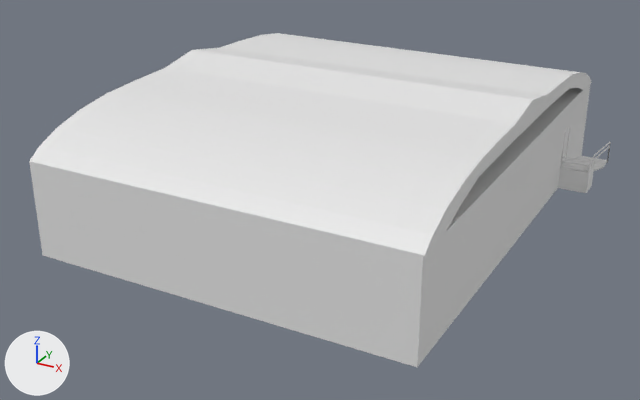
What one commit did to the Blender file Blender/almacen.blend.
Camera for both pictures: a 50 mm lens placed at (32.8, -50.2, 30.9), pointed at (5.3, -0.1, 5.9). Arrows for +X, +Y and +Z are at lower left; the lights stay in place.

Names of what the first picture shows: 'Almacen', 'Cube.001', 'Cube.002', 'Escaleras', 'Techo'.
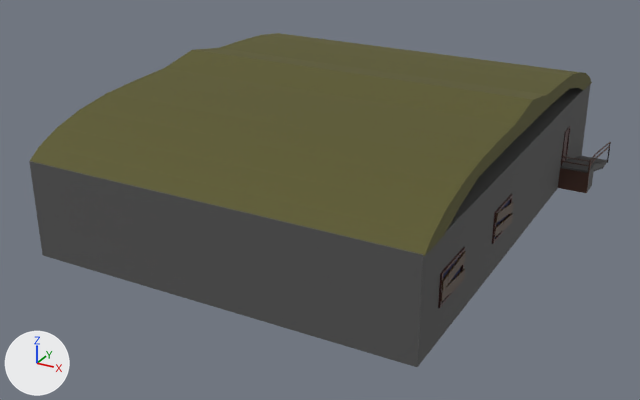
What differs and where, as boxes (x1, y1, x2, y2) in the pictures (640 x 400 px):
'Techo', recoloured (white to yellow)
    both: (30, 33, 592, 256)
'Almacen', recoloured, reshaped
    both: (29, 85, 590, 367)
'Cube.002', recoloured
    both: (558, 142, 611, 193)
'Escaleras', recoloured
    both: (560, 156, 607, 173)
'Cube.004', added
    after: (442, 251, 466, 291)
'Cube.005', added
    after: (441, 269, 465, 302)
'Cube.003', added
    after: (494, 213, 513, 237)
'Cube', added
    after: (495, 202, 514, 223)
'Cube.001', recoloured
    both: (587, 164, 595, 192)
part 1 of me_cube, built on
    both: (30, 86, 589, 367)
part 2 of me_cube, recoloured
    both: (29, 85, 590, 367)
part 3 of me_cube, recoloured
    both: (561, 126, 571, 166)

Diff of the bpy script that builds the scene:
```diff
--- a/Blender/almacen.blend.py
+++ b/Blender/almacen.blend.py
@@ mat_material @@
 mat_material = principled_material('Material')
-mat_material.base_color = (0.8, 0.8, 0.8)  # white #e7e7e7
+mat_material.base_color = (0.102, 0.096, 0.0212)  # dark yellow #5a5728
+mat_material.roughness = 0.8
@@ mat_wood @@
+mat_wood = principled_material('Wood')
+mat_wood.base_color = (0.0452, 0.0085, 0.0064)  # dark red #3c1713
@@ me_cube @@
 # used by ob_almacen; location = (5.8, 2.63, 8.09); scale = (13.0, 17.0, 3.22)
-me_cube.from_pydata(...)  # 24 vertices, 22 faces; spans x -1.0..1.01, y -1.0..1.0, z -1.0..1.0
+me_cube.from_pydata(...)  # 66 vertices, 63 faces; spans x -1.0..1.01, y -1.0..1.0, z -1.0..1.0
+# me_cube part 1
+# 8 faces are deleted
+# 42 vertices are added at x -1.0..1.01, y -0.85..0.63, z -1.0..1.0
+# 23 new faces join them, mat_wall (dark grey #555555)
+# 24 new faces join them, mat_wood (dark red #3c1713)
+# 2 new faces join them, mat_glass (dark blue #203471)
+# me_cube part 2: 4 faces spanning x -1.0..1.01, y -1.0..1.0, z -1.0..1.0 switch from mat_material (white #e7e7e7) to mat_wall (dark grey #555555)
+# me_cube part 3: 10 faces spanning x 1.0..1.01, y 0.58..0.67, z -0.44..0.38 switch from mat_material (white #e7e7e7) to mat_wood (dark red #3c1713)
+me_cube.materials.append(mat_glass)  # dark blue #203471
@@ me_cylinder @@
 me_cylinder.from_pydata(...)  # 72 vertices, 55 faces; spans x -1.9..0.03, y -0.97..0.98, z -1.0..1.0
+me_cylinder.materials.append(mat_material)  # dark yellow #5a5728
@@ me_cube_002 @@
 me_cube_002.from_pydata(...)  # 8 vertices, 6 faces; spans x -1.0..1.0, y -1.0..1.0, z -1.0..1.0
+me_cube_002.materials.append(mat_wall)  # dark grey #555555
@@ me_cube_003 @@
 me_cube_003.from_pydata(...)  # 8 vertices, 6 faces; spans x -1.0..1.0, y -1.0..1.0, z -1.0..1.0
+me_cube_003.materials.append(mat_wall)  # dark grey #555555
@@ me_cube_004 @@
 me_cube_004.from_pydata(...)  # 60 vertices, 58 faces; spans x -1.0..160.0, y -1.0..1.0, z -1.0..2.0
+me_cube_004.materials.append(mat_metal)  # brown #674e46
@@ ob_cube_005 @@
+ob_cube_005 = bpy.data.objects.new('Cube.005', me_cube_007)  # a box spanning x -1.0..1.0, y -1.0..1.0, z -1.0..1.0; in mat_wood2 (brown #442e11)
+ob_cube_005.location = (18.9, -10.17, 7.65)
+ob_cube_005.rotation_euler = (-0.053, 0.00449, -0.0228)  # degrees (-3, 0.3, -1.3)
+ob_cube_005.scale = (0.05, 1.63, 0.305)
@@ ob_cube_004 @@
+ob_cube_004 = bpy.data.objects.new('Cube.004', me_cube_006)  # a box spanning x -1.0..1.0, y -1.0..1.0, z -1.0..1.0; in mat_wood2 (brown #442e11)
+ob_cube_004.location = (18.9, -10.17, 8.51)
+ob_cube_004.rotation_euler = (0.0941, 0.0, 0.0)  # degrees (5.4, 0, 0)
+ob_cube_004.scale = (0.05, 1.63, 0.305)
@@ ob_cube_003 @@
+ob_cube_003 = bpy.data.objects.new('Cube.003', me_cube_005)  # a box spanning x -1.0..1.0, y -1.0..1.0, z -1.0..1.0; in mat_wood2 (brown #442e11)
+ob_cube_003.location = (18.9, -1.6, 7.65)
+ob_cube_003.rotation_euler = (-0.096, 0.0035, -0.023)  # degrees (-5.5, 0.2, -1.3)
+ob_cube_003.scale = (0.05, 1.63, 0.305)
@@ ob_cube @@
+ob_cube = bpy.data.objects.new('Cube', me_cube_001)  # a box spanning x -1.0..1.0, y -1.0..1.0, z -1.0..1.0; in mat_wood2 (brown #442e11)
+ob_cube.location = (18.9, -1.6, 8.51)
+ob_cube.rotation_euler = (-0.16, 0.0, 0.0)  # degrees (-9.2, 0, 0)
+ob_cube.scale = (0.05, 1.63, 0.305)
```
